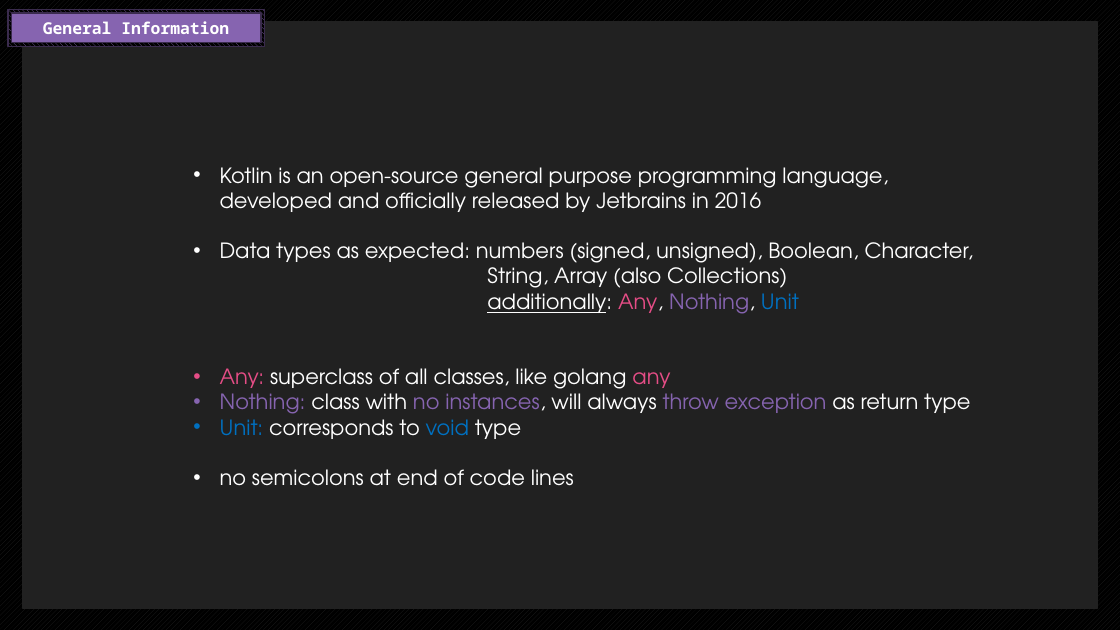
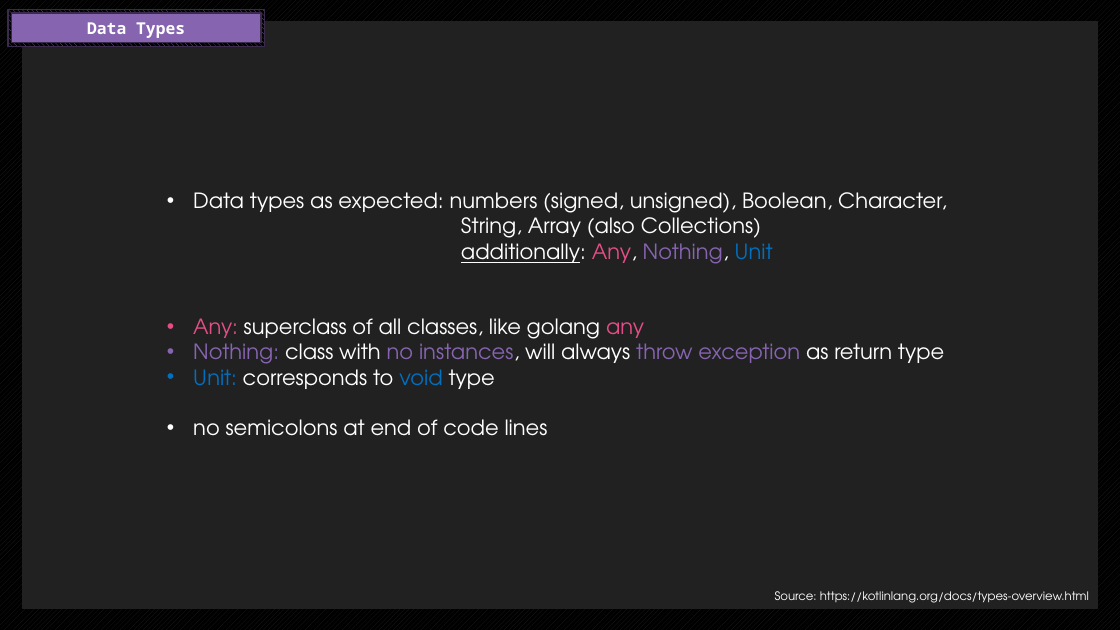
Before and after one commit to endorivium/informational-mastery, a slide deck: slide 3 of KP/Blitzlicht_Kotlin.pptx (slide 2 before the commit). Drawn at 1120x630 pixels with LibreOffice and Linux fonts; fonts in the diff are those of the drawing. Boxes give left, top, right and bottom in pixels: in the first picture for what was removed or moved away, otherwise in the second. Text is boxed around its words. In the diff, an @@ line names an element or a change of style, - is before the commit and + after.

Commit message:
fixed presentation

```diff
--- a/KP/Blitzlicht_Kotlin.pptx
+++ b/KP/Blitzlicht_Kotlin.pptx
@@ text in rectangle at box(87, 22, 185, 38): text changed @@
-General Information
+Data Types
@@ text at box(220, 167, 888, 212): paragraph removed @@
-• Kotlin is an open-source general purpose programming language, developed and officially released by Jetbrains in 2016
@@ text "Data types as expected: numbers ...": place and size @@
-text "Data types as expected: numbers ..." at box(220, 167, 974, 486)
+text "Data types as expected: numbers ..." at box(193, 192, 947, 436)
@@ text added at box(775, 591, 1089, 603), 10 pt, text #FFFFFF @@
+Source: https://kotlinlang.org/docs/types-overview.html
```
Also in this commit, not shown: 4 other slides changed, 1 slide added.
